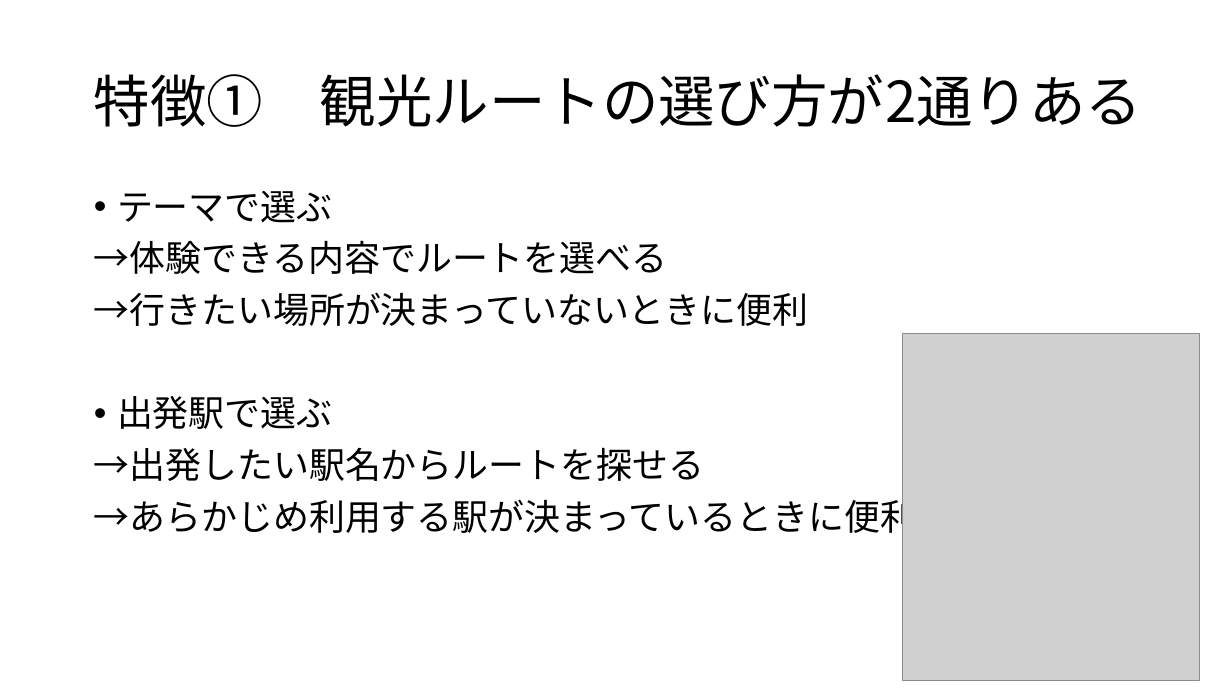
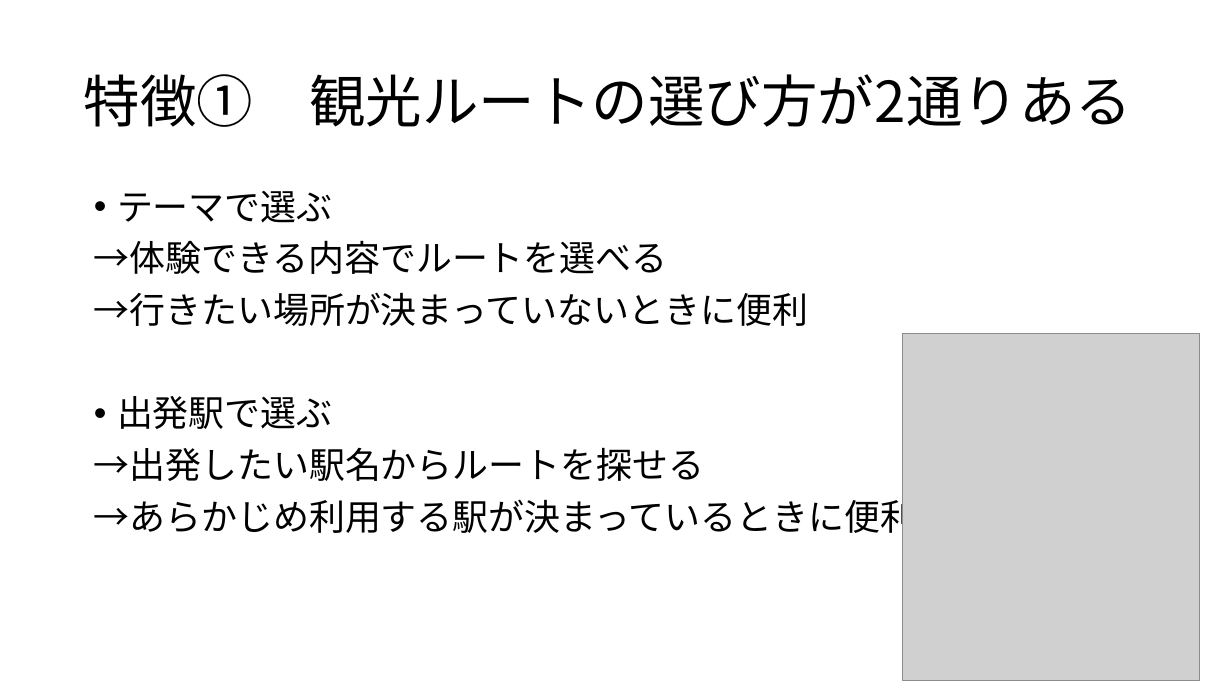
Before and after one commit to sfdn-class/HinoMiniBus, a slide deck: slide 5 of design/powerpoint/ミニバス旅.pptx (slide 6 before the commit). Drawn at 1232x693 pixels with LibreOffice and Linux fonts; fonts in the diff are those of the drawing; grey boxes stand for pictures. Boxes give left, top, right and bottom in pixels: in the first picture for what was removed or moved away, otherwise in the second. Text is boxed around its words. In the diff, an @@ line names an element or a change of style, - is before the commit and + after.

```diff
--- a/design/powerpoint/ミニバス旅.pptx
+++ b/design/powerpoint/ミニバス旅.pptx
@@ title "特徴① 観光ルートの選び方が2通りある": place and size @@
-title "特徴① 観光ルートの選び方が2通りある" at box(94, 74, 1143, 127)
+title "特徴① 観光ルートの選び方が2通りある" at box(84, 74, 1133, 127)
```
Also in this commit, not shown: 5 other slides changed, 1 slide added, 3 slides removed.
